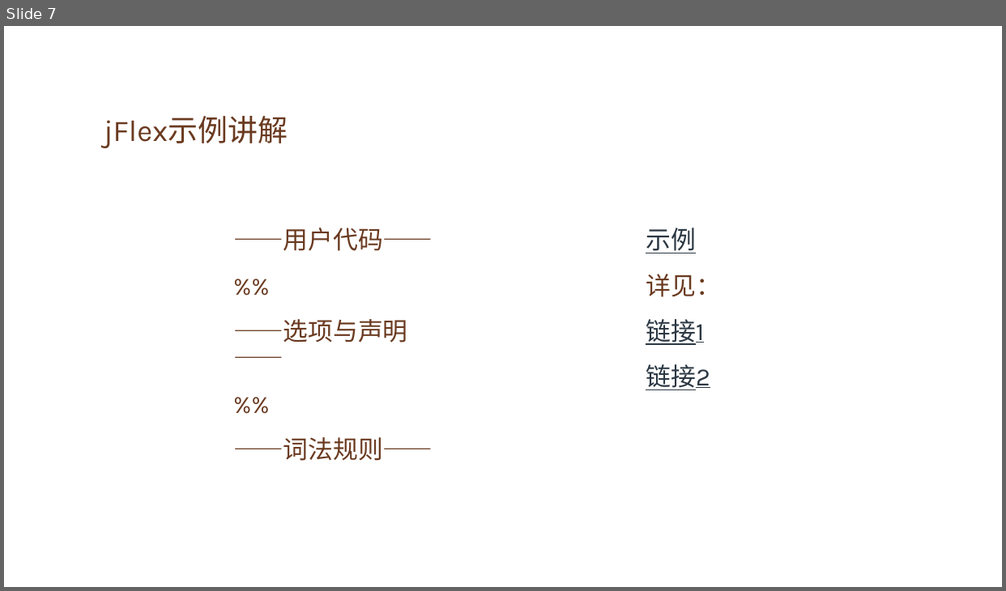
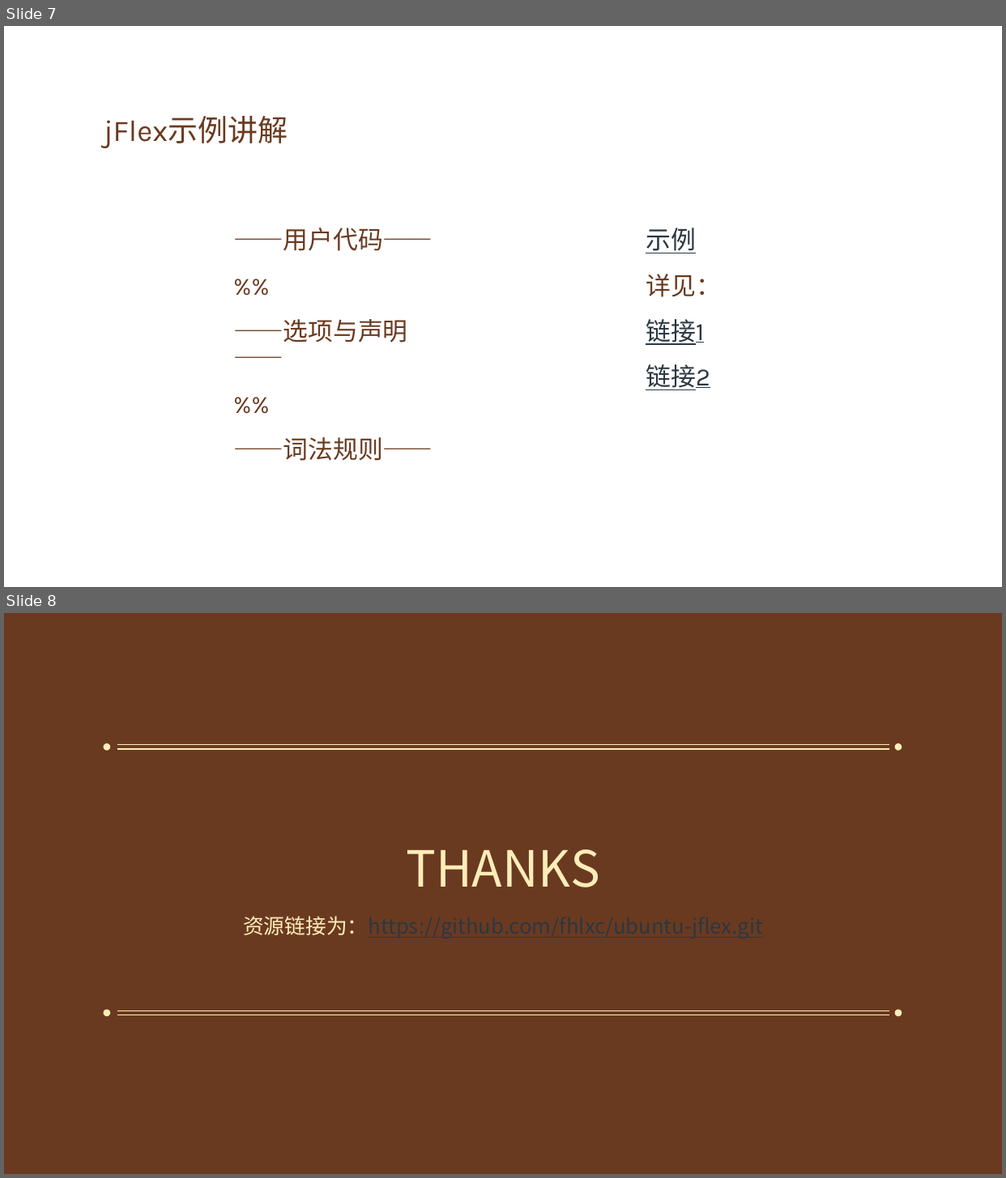
Before and after one commit to fhlxc/ubuntu-jflex, a slide deck: Ubuntu下配置及使用jflex.pptx. Shown one above the other, each under a label of ours: slide 7 before the commit, slides 7 and 8 after it. The pictures are 1006x591 and 1006x1178 pixels, drawn with LibreOffice and Linux fonts; fonts in the diff are those of the drawing; background and template pictures are left out. Boxes give left, top, right and bottom in pixels: in the first picture for what was removed or moved away, otherwise in the second. Text is boxed around its words. In the diff, an @@ line names an element or a change of style, - is before the commit and + after.

Commit message:
修改ppt

```diff
--- a/Ubuntu下配置及使用jflex.pptx
+++ b/Ubuntu下配置及使用jflex.pptx
@@ slide 8 added at [4, 613, 1002, 1174], background picture (left out) @@
@@ group added at [104, 744, 901, 750]: 2 ellipses, 2 lines @@
@@ title added at [406, 850, 600, 888], 48 pt, text #FFEDB9 @@
+THANKS
@@ subtitle added at [243, 916, 763, 939], 20 pt, text #2B3742, underline @@
+资源链接为：https://github.com/fhlxc/ubuntu-jflex.git
@@ group added at [104, 1011, 901, 1016]: 2 ellipses, 2 lines @@
```
